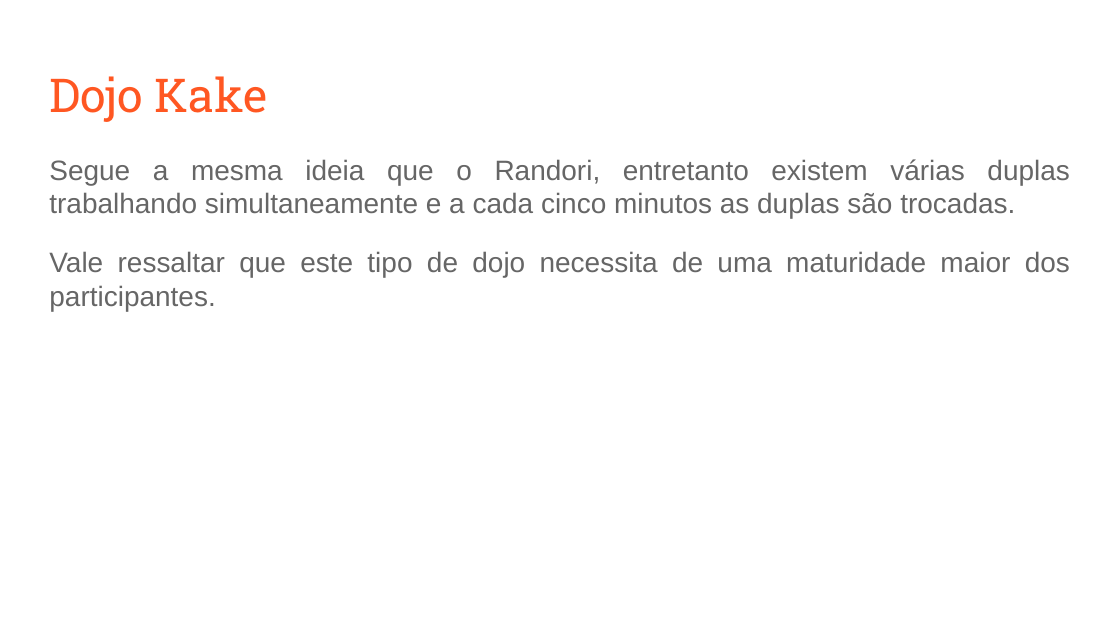
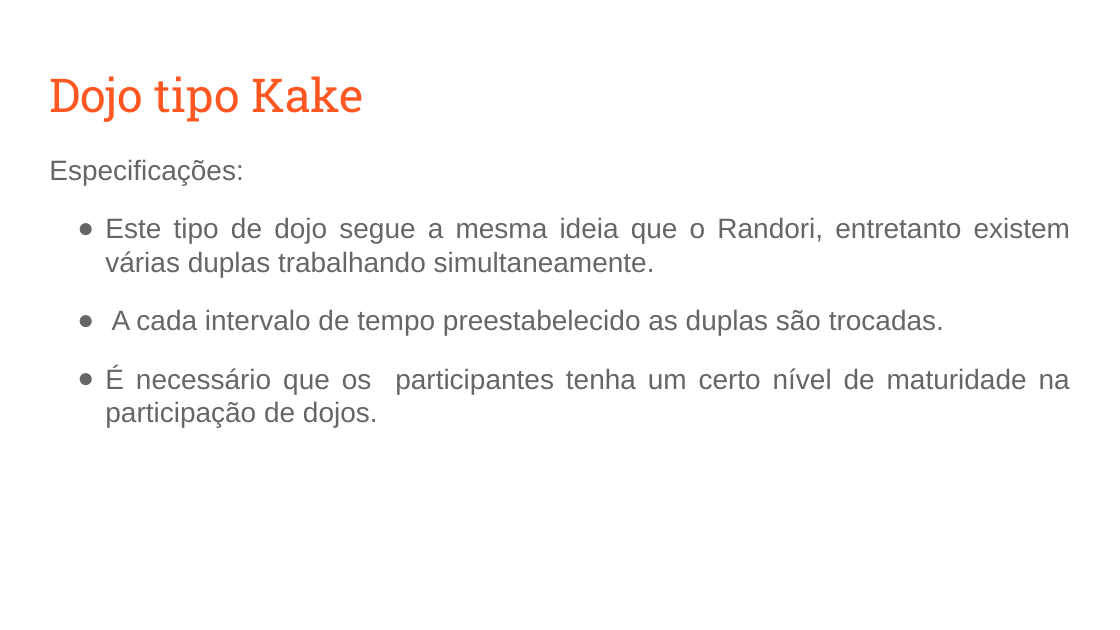
Before and after one commit to fga-eps-mds/A-Disciplina-MDS-EPS, a slide deck: slide 13 of MDS_Material/Coding_Dojo/Coding Dojo.odp (slide 7 before the commit). Drawn at 1120x630 pixels with LibreOffice and Linux fonts; fonts in the diff are those of the drawing. Boxes give left, top, right and bottom in pixels: in the first picture for what was removed or moved away, otherwise in the second. Text is boxed around its words. In the diff, an @@ line names an element or a change of style, - is before the commit and + after.

Commit message:
Refatorando apresentacao de coding dojo

```diff
--- a/MDS_Material/Coding_Dojo/Coding Dojo.odp
+++ b/MDS_Material/Coding_Dojo/Coding Dojo.odp
@@ title at [49, 76, 364, 122]: text changed @@
-Dojo Kake
+Dojo tipo Kake
@@ text at [49, 159, 1070, 428]: text changed @@
-Segue a mesma ideia que o Randori, entretanto existem várias duplas trabalhando simultaneamente e a cada cinco minutos as duplas são trocadas.
-Vale ressaltar que este tipo de dojo necessita de uma maturidade maior dos participantes.
+Especificações:
+● Este tipo de dojo segue a mesma ideia que o Randori, entretanto existem várias duplas trabalhando simultaneamente.
+● A cada intervalo de tempo preestabelecido as duplas são trocadas.
+● É necessário que os participantes tenha um certo nível de maturidade na participação de dojos.
```
Also in this commit, not shown: 11 other slides changed, 9 slides added, 1 slide removed.
